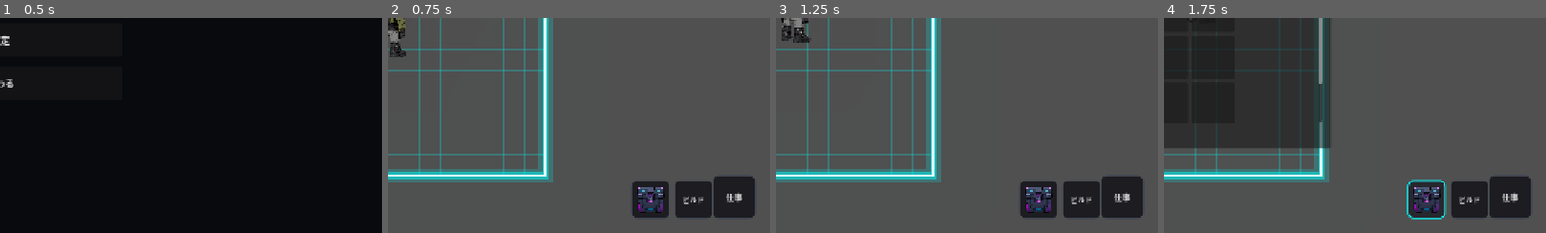
Above: before the commit, frames 1-4 (left to right).
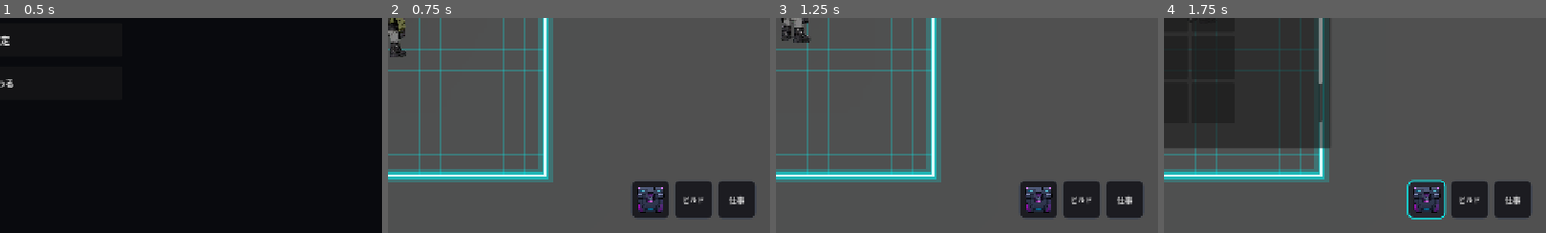
Above: after the commit, the same moments.

Repository: grimoire1089-coder/optimistic
Game: Godot game, scene res://Scenes/Boot/TitleScene.tscn
The game is run twice, just before and just after one commit, with the same random seed, the same clock (stepped at 60 frames per second) and the same inputs.
Inputs (mouse positions are % of the whole screen's width and height, from its top left):
- Up to frame 1 (0.5 s): no input
- Up to frame 2 (0.75 s): click "はじめる" at 0.5 s
- Up to frame 3 (1.25 s): no input
- Up to frame 4 (1.75 s): click (84, 92) at 1.25 s
The pictures show only the part of the screen within x 50-100%, y 50-100%; the shares and areas given below are measured in that part.

Frame 1 is identical in both runs. In frame 2, 0.6% of the frame differs, in the area x 85-96%, y 73-93%; in frame 3, 0.6%; in frame 4, 0.6%.

Commit message:
Compact work HUD button

Diff:
--- a/Scripts/UI/HUD/WorkCreditButton.gd
+++ b/Scripts/UI/HUD/WorkCreditButton.gd
@@ -40,9 +40,9 @@
 
 
 func _apply_square_button_layout() -> void:
-	custom_minimum_size = Vector2(72.0, 72.0)
-	offset_left = -96.0
-	offset_top = -96.0
+	custom_minimum_size = Vector2(64.0, 64.0)
+	offset_left = -88.0
+	offset_top = -88.0
 	offset_right = -24.0
 	offset_bottom = -24.0
 	mouse_default_cursor_shape = Control.CURSOR_POINTING_HAND
@@ -54,7 +54,7 @@
 	add_theme_stylebox_override("hover", _make_style(Color(0.15, 0.15, 0.18, 0.98), Color(0.00, 1.65, 1.65, 0.95), 2))
 	add_theme_stylebox_override("pressed", _make_style(Color(0.04, 0.20, 0.22, 1.0), Color(0.25, 2.4, 2.4, 1.0), 2))
 	add_theme_stylebox_override("disabled", _make_style(Color(0.08, 0.08, 0.09, 0.62), Color(0.18, 0.18, 0.20, 0.8), 1))
-	add_theme_font_size_override("font_size", 14)
+	add_theme_font_size_override("font_size", 13)
 
 
 func _make_style(bg_color: Color, border_color: Color, border_width: int) -> StyleBoxFlat:
